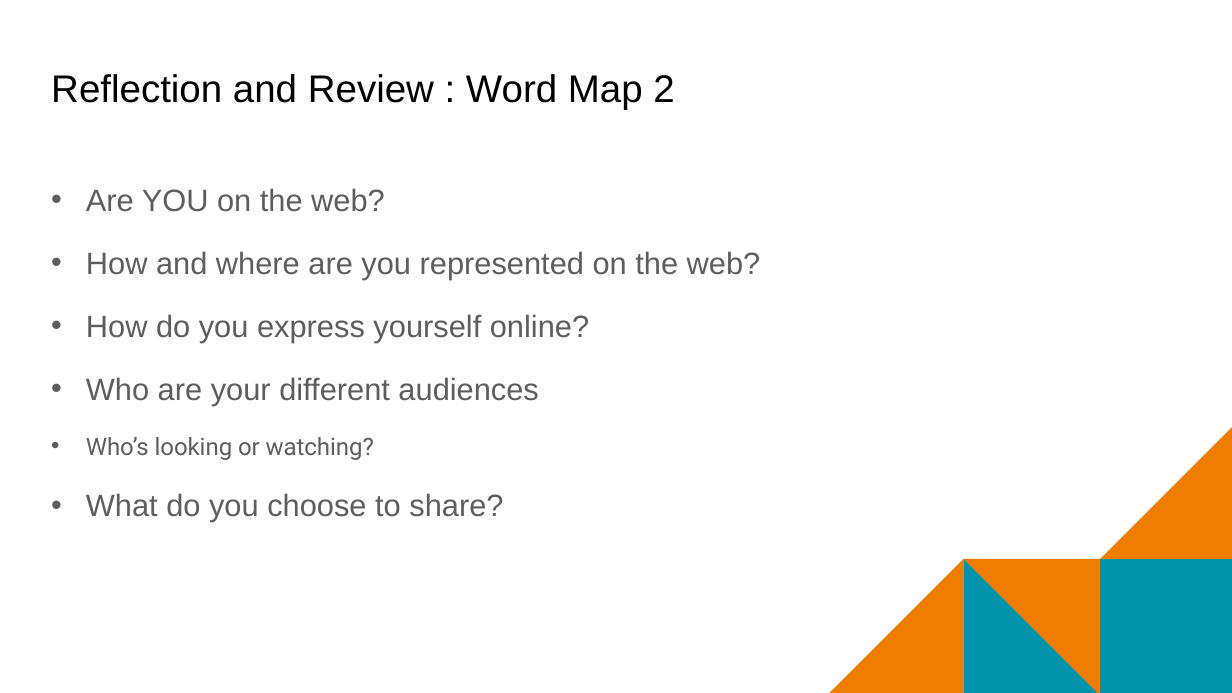
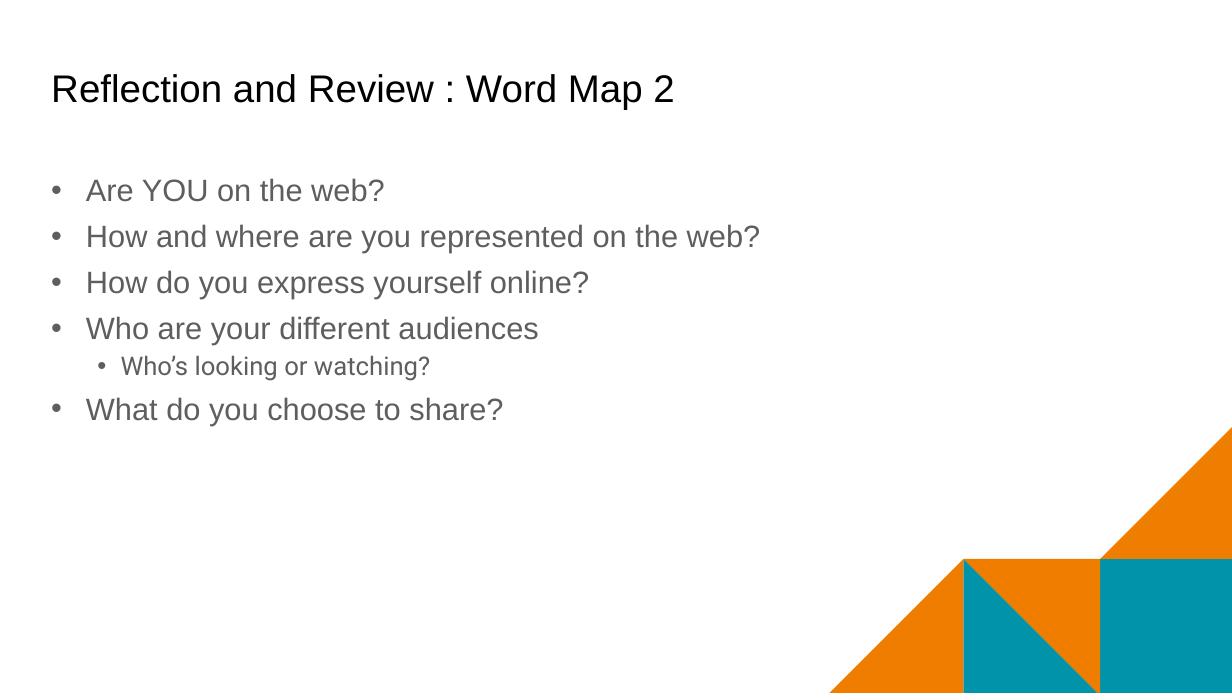
Before and after one commit to mr-eggleton/web-lit-core, a slide deck: slide 10 of final ppt/01-web-and-you.pptx. Drawn at 1232x693 pixels with LibreOffice and Linux fonts; fonts in the diff are those of the drawing; background and template pictures are left out. Boxes give left, top, right and bottom in pixels: in the first picture for what was removed or moved away, otherwise in the second. Text is boxed around its words. In the diff, an @@ line names an element or a change of style, - is before the commit and + after.

```diff
--- a/final ppt/01-web-and-you.pptx
+++ b/final ppt/01-web-and-you.pptx
@@ text "Are YOU on the web?" at box(86, 178, 761, 425): size 18.7 to 20 pt in "Who’s looking or watching?"; line spacing 1.15 to 0.9; less space between paragraphs; indent changed @@
```
Also in this commit, not shown: 8 other slides changed, 2 other files.
